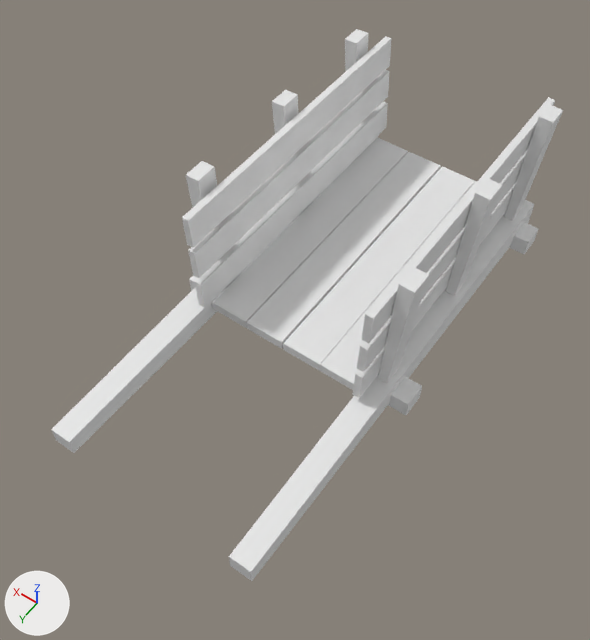
Two versions of the Blender file Pothin_medieval_wagon.blend, one commit apart.
Both versions are drawn from a 50 mm lens placed at (-4.29, 15.62, 15.52), pointed at (2.6, 5.98, 0.37). The axes (+X, +Y, +Z) are drawn at lower left. The lights are the same throughout. The older version comes first.
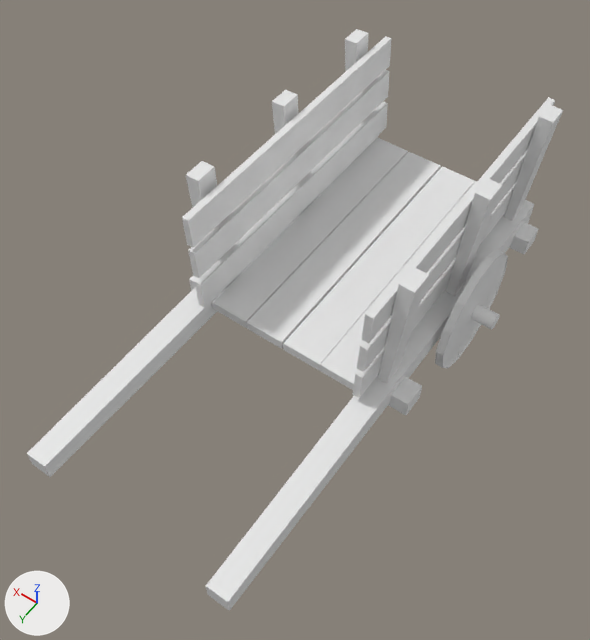
Pixel boxes [x1, y1, x2, y2] of what changed, in the pictures (590 x 640 px):
```json
{"object": "Cube.004", "change": "reshaped", "before": [51, 135, 534, 581], "after": [27, 135, 534, 611], "on screen": "7% taller"}
{"object": "Circle.004", "change": "added", "after": [435, 249, 508, 368]}
{"object": "Cylinder", "change": "added", "after": [471, 304, 500, 330]}
```

Edits to the scene script, one JSON object a line:
```json
{"block": "me_cube_004", "where": "# used by ob_cube_004; location = (4.87, 3.9, 0.06)"}
{"block": "me_cube_004", "where": "# before: 2 (-0.15, 7.41, -0.46) at pixel (73, 453), 3 (-0.15, 7.41, 0.02) at pixel (69, 442), 6 (0.39, 7.41, -0.46) at pixel (56, 440), 7 (0.39, 7.41, 0.02) at pixel (51, 429)"}
{"op": "remove", "block": "me_cube_004", "code": "me_cube_004.from_pydata(...)  # 8 vertices, 6 faces; spans x -0.22..0.47, y -4.96..7.41, z -0.56..0.13"}
{"op": "add", "block": "me_cube_004", "code": "me_cube_004.from_pydata(...)  # 8 vertices, 6 faces; spans x -0.22..0.47, y -4.96..8.13, z -0.56..0.13"}
{"block": "me_cube_004", "change": "me_cube_004 part 1"}
{"op": "add", "block": "me_cube_004", "code": "for i in [2, 3, 6, 7]: me_cube_004.vertices[i].co += Vector((0.0, 0.71, 0.0))"}
{"op": "add", "block": "me_circle_004", "code": ["me_circle_004 = bpy.data.meshes.new('Circle.004')", "me_circle_004.from_pydata(...)  # 134 vertices, 97 faces; spans x -0.99..0.99, y -1.0..1.0, z -0.06..0.06"]}
{"op": "add", "block": "me_cylinder", "code": ["me_cylinder = bpy.data.meshes.new('Cylinder')", "me_cylinder.from_pydata(...)  # a 26-sided cylinder along z spanning x -0.99..0.99, y -1.0..1.0, z -1.0..1.0"]}
{"op": "add", "block": "ob_circle_004", "code": ["ob_circle_004 = bpy.data.objects.new('Circle.004', me_circle_004)", "ob_circle_004.location = (-0.46, 2.71, -0.37)", "ob_circle_004.rotation_euler = (0.0, 1.571, 0.0)  # degrees (0, 90, 0)", "ob_circle_004.scale = (1.63, 1.63, 1.63)", "_m = ob_circle_004.modifiers.new('Mirror', 'MIRROR')", "_m.use_axis = (False, False, True)", "_m.mirror_object = ob_cylinder"]}
{"op": "add", "block": "ob_cylinder", "code": ["ob_cylinder = bpy.data.objects.new('Cylinder', me_cylinder)", "ob_cylinder.location = (2.61, 2.7, -0.37)", "ob_cylinder.rotation_euler = (0.0, 1.571, 0.0)  # degrees (0, 90, 0)", "ob_cylinder.scale = (0.208, 0.208, 3.73)"]}
```
